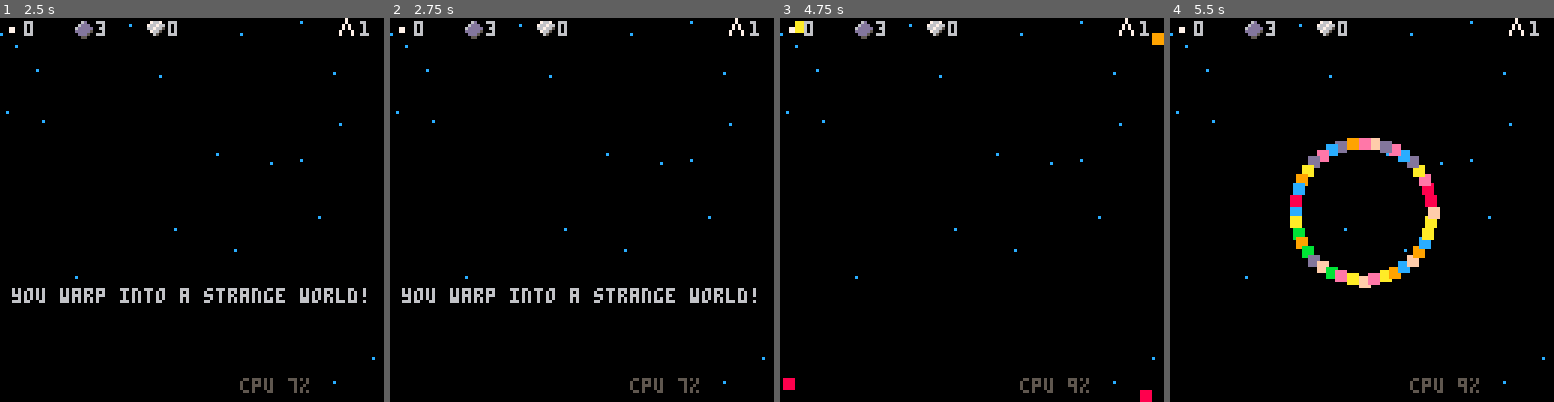
Above: before the commit, frames 1-4 (left to right).
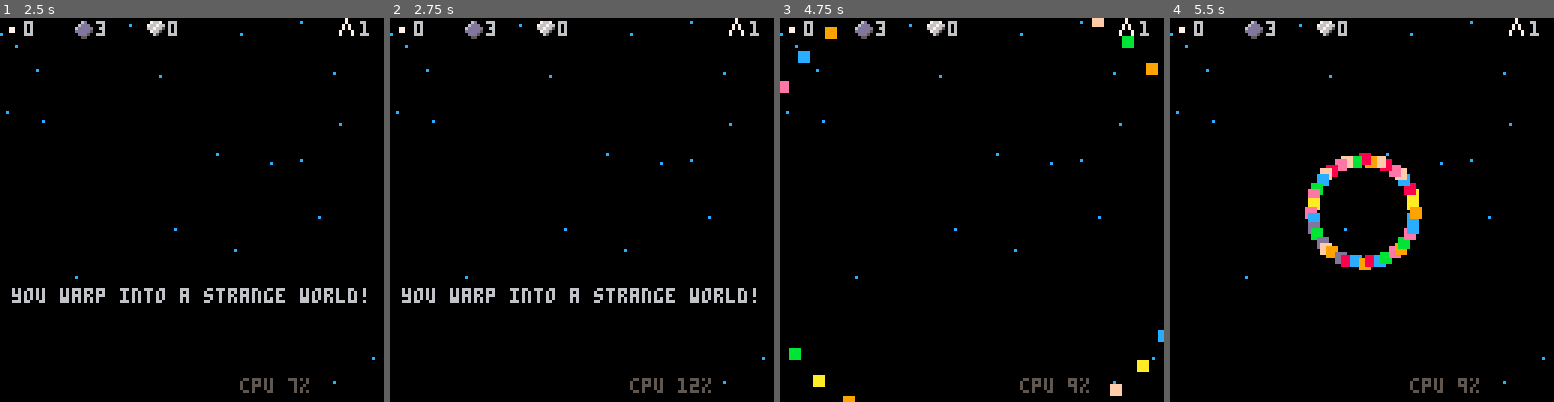
Above: after the commit, the same moments.

Repository: jcupitt/pico8
Game: PICO-8 cartridge mega/mega.p8
The game is run twice, just before and just after one commit, with the same random seed, the same clock (stepped at 60 frames per second) and the same inputs.
Inputs:
- Up to frame 1 (2.5 s): tap X (X key) at 0.33, 1.07, 1.85 s; tap O (Z key) at 0.7, 1.7, 2.1 s; hold Right 1.6-2.1 s; hold Up 2.15-2.42 s; hold Right from 2.47 s (still down)
- Up to frame 2 (2.75 s): keep holding Right; tap O (Z key) at 2.5 s
- Up to frame 3 (4.75 s): tap O (Z key) every 0.4 s from 2.9 to 4.5 s; tap X (X key) at 2.97, 4.08 s; release Right at 3.03 s; hold Left 3.08-3.58 s; hold Down 3.63-3.97 s; hold Right 4.02-4.68 s; hold Up from 4.73 s (still down)
- Up to frame 4 (5.5 s): tap O (Z key) at 4.9, 5.3 s; release Up at 5.03 s; hold Left from 5.08 s (still down); tap X (X key) at 5.2 s

Frame 1 is identical in both runs. In frame 2, 0.1% of the frame differs, in the area x 75-84%, y 93-98%; in frame 3, 1.4%; in frame 4, 6.3%, in the area x 31-71%, y 31-71%.

Commit message:
octos come in levels

Diff:
--- a/mega/mega.p8
+++ b/mega/mega.p8
@@ -279,10 +279,6 @@
        v = p[i][2]
        break
       end
-     end
-
-     if world.edge_substitute and world.edge_substitute[v] then
-      v = world.edge_substitute[v]
      end
 
      mset(x, y, v)
@@ -728,7 +724,7 @@
   b.l -= 1
   if(b.l < 0) remove_actor(b)
 
-  b.st = (b.st + 1) % 5
+  b.st = (b.st + 1) % 10
   if(b.st == 0) spark(b)
 
   if hit_wall(b, b.dx, b.dy) then
@@ -845,8 +841,13 @@
  return p
 end
 
+function reanimate_ship()
+ if(reanimate_timer > 0) return
+ reanimate_timer = 270
+end
+
 function hit_ship()
- if(not alive) return
+ if(reanimate_timer > 0) return
  if(invulnerability > 0) return
 
  explosion(ship.x + 4, ship.y + 4, 100)
@@ -857,14 +858,8 @@
   ship.shield_timer = 500
  else
   n_ships += 1
-  alive = false
-  dead_timer = 200
- end
-end
-
-function reanimate_ship(ship)
- if(reanimate_timer > 0) return
- reanimate_timer = 70
+  reanimate_ship()
+ end
 end
 
 function update_bomb(b)
@@ -884,7 +879,7 @@
    add_diamond(b.x, b.y)
   end
 
-  if alive and closer(b, ship, 10) then
+  if reanimate_timer > 0 and closer(b, ship, 10) then
    hit_ship()
   end
 
@@ -906,7 +901,20 @@
  s.ddx = -0.01 * s.dx
  s.ddy = -0.01 * s.dy
 
- if alive then
+ invulnerability = max(0, invulnerability - 1)
+
+ reanimate_timer = max(0, reanimate_timer - 1)
+
+ if reanimate_timer == 69 then
+  reanimate_circle(s.x + 3, s.y + 3)
+ elseif reanimate_timer == 40 then
+  reanimate_in(s.x + 3, s.y + 3)
+ elseif reanimate_timer == 1 then
+  s.shields = 3
+  invulnerability = 30
+ elseif reanimate_timer == 0 then
+  -- alive
+
   if btn(4) then
    -- strafe mode
    local t, a
@@ -993,36 +1001,16 @@
    open_chest()
   end
 
- else
-  -- not alive
-  dead_timer = max(0, dead_timer - 1)
-  if dead_timer == 0 then
-   reanimate_ship()
-  end
  end
 
  bounce(s)
  max_speed(s, 1)
-
- invulnerability = max(0, invulnerability - 1)
- reanimate_timer = max(0, reanimate_timer - 1)
-
- if reanimate_timer == 69 then
-  reanimate_circle(s.x + 3, s.y + 3)
- elseif reanimate_timer == 40 then
-  reanimate_in(s.x + 3, s.y + 3)
- elseif reanimate_timer == 1 then
-  s.shields = 3
-  alive = true
-  invulnerability = 30
- end
-
 end
 
 shield_radius = {5, 8, 11, 14, 17}
 
 function draw_ship(s)
- if alive then
+ if reanimate_timer == 0 then
   local nx = s.x + 4 - screen_x
   local ny = s.y + 4 - screen_y
   local sz = 2
@@ -1206,12 +1194,21 @@
  eye_x = 0,
  eye_y = 0,
 
+ level = 1,
  max_speed = 1.05,
+ recolour = {
+  [2] = {3, 11},
+ },
+ health = {
+  [2] = 5,
+ },
 
  transition = {
   [1] = {200, {1, 2}},
   [2] = {500, {0.5, 1}, {1, 4}},
+  [3] = {500, {0.5, 1}, {1, 2}},
   [4] = {500, {1, 1}},
+  [5] = {500, {1, 3}},
  },
 
  update = {
@@ -1223,12 +1220,22 @@
    accelerate_to(m, ship.x, ship.y, 0.0002)
    fire_at(m, ship, 100)
   end,
+  [3] = function (m) accelerate_away(m, ship.x, ship.y, 0.0003) end,
   [4] = function (m)
    accelerate_to(m, 512, 256, 0.0002)
    max_speed(m, 0.4)
    try_roost(m)
-  end
- }
+  end,
+  [5] = function (m) accelerate_to(m, ship.x, ship.y, 0.0004) end,
+ },
+
+ hit = function (m)
+  if m.health == 2 and rnd() < 0.5 then
+   set_mood(m, 5)
+  else
+   set_mood(m, 3)
+  end
+ end
 }
 
 bat = {
@@ -1427,14 +1434,21 @@
 
  transition = {
   [1] = {100, {1, 2}},
-  [2] = {10000, {1, 2}},
+  [2] = {200, {1, 3}},
+  [3] = {200, {1, 1}},
  },
 
  update = {
-  [1] = function (m) hover(m) end,
+  [1] = function (m)
+   hover(m)
+  end,
   [2] = function (m)
    accelerate_to(m, ship.x, ship.y, 0.002)
    fire_at(m, ship, 50)
+  end,
+  [3] = function (m)
+   remove_actor(m)
+   explosion(m.x + 4, m.y + 4, 10)
   end,
  }
 }
@@ -1612,7 +1626,7 @@
  m.radius = 3
  if(mt.radius) m.radius = mt.radius
  m.health = 1
- if(mt.health) m.health = mt.health
+ if(mt.health and mt.level and mt.health[mt.level]) m.health = mt.health[mt.level]
  m.monster = true
  m.sleeping = false
  m.angle = 0
@@ -1628,6 +1642,9 @@
 
   transition_monster(m)
 
+  -- dead player sends monsters from attack to normal
+  if(m.mood == 2 and reanimate_timer > 0) set_mood(m, 1)
+
   m.mt.update[m.mood](m)
 
   max_speed(m, m.mt.max_speed)
@@ -1636,14 +1653,34 @@
  end
 
  m.draw = function (m)
-  if m.mt.draw then
-   m.mt.draw(m)
+  local mt = m.mt
+  local recolour
+
+  if mt.recolour and mt.level and mt.recolour[mt.level] then
+   recolour = mt.recolour[mt.level]
+  end
+
+
+  if mt.draw then
+   mt.draw(m)
   else
    local nx = m.x - screen_x
    local ny = m.y - screen_y
 
+   if recolour and not m.morph_timer then
+    m.morph_timer = 60
+   end
+
+   if recolour then
+    m.morph_timer = max(0, m.morph_timer - 1)
+    if(m.morph_timer % 20 < 10) pal(recolour[1], recolour[2])
+   end
+
    spr(m.sprite + m.frame, nx, ny)
-   if m.mt.eyes then
+
+   if(recolour) pal()
+
+   if mt.eyes then
     local eye
 
     m.jiggle = (m.jiggle + 0.2) % 4
@@ -1658,7 +1695,7 @@
      if(m.mood == 4) time = 10
      m.blink_timer = time * rnd() + time
     end
-    spr(eye, nx + m.mt.eye_x, ny + m.mt.eye_y + eye_jiggle[flr(m.jiggle)])
+    spr(eye, nx + mt.eye_x, ny + mt.eye_y + eye_jiggle[flr(m.jiggle)])
    end
   end
  end
@@ -1753,7 +1790,7 @@
  tx = ship.x + 4
  ty = ship.y + 4
  damp = 0.2
- if alive and btn(4) then
+ if reanimate_timer == 0 and btn(4) then
   -- displace in strafe mode
   tx += 48 * cos(ship.angle)
   ty += 48 * sin(ship.angle)
@@ -1882,15 +1919,23 @@
 end
 
 instructions = {
+ "",
+ "",
  "hold left shift for scanner",
  "fly to the beacon!",
+ "",
  "up to thrust",
  "left/right to rotate ship",
  "down to reverse",
- "x to fire",
+ "",
+ "press x to fire",
+ "",
  "hold z to strafe",
- "d to release a bomb",
+ "",
+ "press d to release a bomb",
  "use bombs to mine for diamonds",
+ "shoot enemies to get more bombs",
+ "",
  "reach the centre",
  "of the tenth asteroid",
  "to find your goal!",
@@ -1922,9 +1967,9 @@
   ctext(message, 90)
  end
 
- if dead_timer == 0 and reanimate_timer == 0 and instruction_counter <= #instructions then
+ if reanimate_timer == 0 and instruction_counter <= #instructions then
   color(7)
-  ctext(instructions[instruction_counter], 20)
+  ctext(instructions[instruction_counter], 24)
   instruction_timer = (instruction_timer + 1) % 120
   if(instruction_timer == 0) instruction_counter += 1
  end
@@ -2007,6 +2052,19 @@
  return edges
 end
 
+-- substitute a set of edge tiles, eg. to add the grass tiles
+function substitute_edges(edges, substitute)
+ for i = 0, 15 do
+  for j = 1, #edges[i] do
+   local pair = edges[i][j]
+
+   if(substitute[pair[2]]) pair[2] = substitute[pair[2]]
+  end
+ end
+
+ return edges
+end
+
 -- used for explosions which musn't leave flowers or grass
 plain_edges = edge_table(0.1)
 
@@ -2015,14 +2073,18 @@
  {
   message = "you warp into a strange world!",
   monsters = {
+   {0.5, octo},
    {0.4, crab},
    {0.05, tree},
   },
   growth_rate = 1,
   n_worms = 5,
   max_diameter = 2,
-  edge_probs = add_edges(edge_table(0.1), add_flowers, 0.2),
-  edge_substitute = swap_green_edges,
+  edge_probs = substitute_edges(
+   add_edges(edge_table(0.1), add_flowers, 0.2), swap_green_edges),
+  enter = function ()
+   octo.level = 2
+  end
  },
 
  -- world 2
@@ -2037,6 +2099,8 @@
   n_worms = 20,
   max_diameter = 5,
   edge_probs = add_edges(edge_table(0.1), add_mushrooms, 0.3),
+  enter = function ()
+  end
  },
 
  -- world 3
@@ -2055,14 +2119,17 @@
   growth_rate = 10,
   n_worms = 20,
   max_diameter = 5,
-  edge_probs = add_edges(edge_table(0.1), add_flowers, 0.3),
-  edge_substitute = swap_green_edges,
+  edge_probs = substitute_edges(
+   add_edges(edge_table(0.1), add_flowers, 0.3), swap_green_edges),
+  enter = function ()
+  end
  },
 
 }
 
 function enter_world(n)
  world = worlds[n]
+ world.enter()
  generate_world()
  build_actor_map()
  add_stars()
@@ -2070,7 +2137,6 @@
  reset_explored()
  add_portal(512, 256)
  ship = add_ship(512, 768)
- reanimate_timer = 0
  screen_x = ship.x + 4 - 64
  screen_y = ship.y + 4 - 64
  screen_dx = 0
@@ -2079,10 +2145,8 @@
  message_timer = 200
  powerdown_timer = 0
  invulnerability = 0
-
- alive = false
- dead_timer = 200
  monster_timer = 100
+ reanimate_ship()
 end
 
 -- game state
@@ -2091,6 +2155,15 @@
 instruction_counter = 1
 instruction_timer = 0
 n_ships = 1
+reanimate_timer = 0
+
+octo.level = 1
+mush.level = 1
+bat.level = 1
+crab.level = 1
+centi.level = 1
+tree.level = 1
+spawn.level = 1
 
 music(37)
 enter_world(1)
Not shown, changed: mega/TODO
